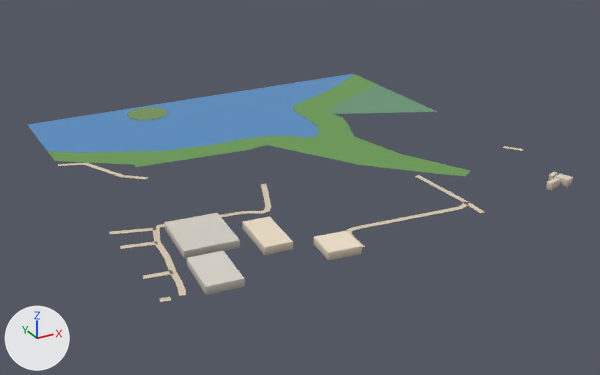
An edit to the glTF model public/assets/bengaluru-region-v1/tiles/t22_-35-l1.glb, drawn before and after from the same camera.
Before and after are seen from a camera (50 mm lens) standing at (10816.0, -18071.0, 361.0) and looking at (11253.0, -17276.0, -36.0). The axes (+X, +Y, +Z) are drawn at lower left. The lights are the same throughout. The picture after the commit comes second. Vertices at exactly the same position are counted once.

In view in the first picture: 'building', 'ground', 'water'.
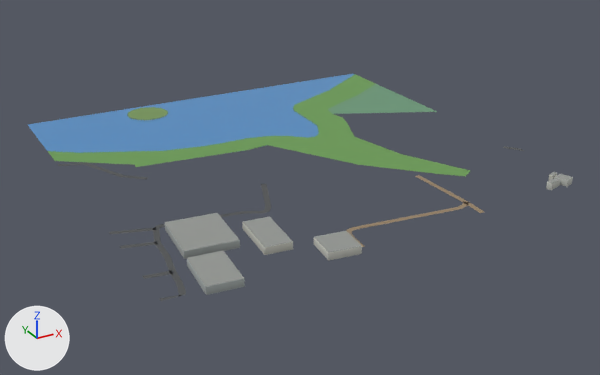
Changed parts and their boxes [x1, y1, x2, y2] in the pictures (600 x 375 px; the box of a moved part takes in the faces that stretch with it):
part 1 of me_building, recoloured
    both: [165, 172, 573, 295]
part 2 of me_ground, rebuilt (100% wider, 17% taller)
    before: [160, 297, 171, 302]
    after: [159, 295, 182, 301]
part 3 of me_ground, reshaped
    both: [109, 224, 165, 249]
part 4 of me_ground, moved or reshaped
    before: [178, 290, 186, 296]
    after: [178, 290, 186, 295]
part 5 of me_ground, reshaped
    both: [58, 163, 85, 166]
part 6 of me_ground, recoloured
    both: [84, 146, 522, 292]

What the commit changed:
me_building is used by ob_building; location (11000.0, -17500.0, 0.0).
me_building had 72 vertices, 92 faces and spanned x 37.0..478.0, y -10.0..125.0, z 0.0..8.0.
me_building now has 72 vertices, 112 faces and spans x 37.0..478.0, y -10.0..125.0, z 0.0..8.0.
me_building part 1: 92 kept faces spanning x 37.0..478.0, y -10.0..125.0, z 0.0..8.0 get new vertex colours.
Edits to the shape of me_building do not show in these pictures.
me_ground is used by ob_ground; location (11000.0, -17500.0, 0.0).
Verts and faces of me_ground; kept vertices keep their numbers, new ones are numbered from 391.
Before the commit, vertices of me_ground: 241 (47.0, 129.0, 1.0) at pixel (160, 227), 242 (47.0, 136.0, 1.0) at pixel (158, 224), 257 (33.0, 97.0, 1.0) at pixel (157, 244), 258 (34.0, 103.0, 1.0) at pixel (157, 241), 259 (-1.0, 105.0, 1.0) at pixel (120, 248).
Before the commit, vertices of me_ground: 260 (1.0, 111.0, 1.0) at pixel (119, 245), 279 (1.0, 144.0, 1.0) at pixel (109, 231), 280 (-1.0, 138.0, 1.0) at pixel (109, 234), 281 (22.0, 138.0, 1.0) at pixel (132, 229), 282 (20.0, 132.0, 1.0) at pixel (132, 232).
Before the commit, vertices of me_ground: 253 (25.0, 8.0, 1.0) at pixel (185, 289), 254 (19.0, 9.0, 1.0) at pixel (178, 290), 255 (22.0, -1.0, 1.0) at pixel (186, 295), 256 (16.0, 1.0, 1.0) at pixel (178, 295).
Before the commit, vertices of me_ground: 261 (1.0, 341.0, 1.0) at pixel (58, 164), 262 (-1.0, 335.0, 1.0) at pixel (57, 166), 263 (31.0, 330.0, 1.0) at pixel (86, 162), 264 (26.0, 325.0, 1.0) at pixel (83, 164).
me_ground had 391 vertices, 529 faces and spanned x -1.0..502.0, y -3.0..494.0, z 1.0.
me_ground now has 395 vertices, 533 faces and spans x 0.0..500.0, y 0.0..494.0, z 1.0.
me_ground part 2: the loose piece of 4 vertices spanning x -1.0..9.0, y -3.0..5.0, z 1.0 is rebuilt with 4 vertices and now spans x 0.0..19.0, y 0.0..5.0, z 1.0.
Part 3, on me_ground:
Vertices deleted: 259, 260 (with the faces that use them).
Vertex 242 moves to (46.0, 135.0, 1.0), pixel (157, 225).
Vertex 241 moves to (48.0, 129.0, 1.0), pixel (161, 227).
Vertex 280 moves to (0.0, 138.0, 1.0), pixel (110, 234).
Vertex 279 moves to (0.0, 144.0, 1.0), pixel (108, 231).
Vertex 282 moves to (9.0, 135.0, 1.0), pixel (121, 233).
Vertex 281 moves to (11.0, 141.0, 1.0), pixel (120, 230).
New vertex 392 is at (5.0, 110.0, 1.0), pixel (124, 245).
New vertex 393 is at (3.0, 104.0, 1.0), pixel (125, 248).
New vertex 394 is at (0.0, 105.0, 1.0), pixel (121, 248).
New vertex 395 is at (0.0, 111.0, 1.0), pixel (119, 245).
New faces: (257, 258, 392), (257, 392, 393), (392, 394, 393), (392, 395, 394).
Part 4, on me_ground:
Vertices deleted: 255 (with the faces that use them).
Vertex 256 moves to (22.0, 0.0, 1.0), pixel (185, 294).
New vertex 391 is at (16.0, 0.0, 1.0), pixel (178, 296).
New faces: (254, 391, 256).
Part 5, on me_ground:
Vertices deleted: 261, 262 (with the faces that use them).
New vertex 396 is at (0.0, 341.0, 1.0), pixel (57, 164).
New vertex 397 is at (0.0, 335.0, 1.0), pixel (58, 165).
New vertex 398 is at (2.0, 340.0, 1.0), pixel (59, 164).
New vertex 399 is at (0.0, 335.0, 1.0), pixel (58, 166).
New faces: (396, 397, 398), (397, 399, 398), (264, 398, 399), (263, 398, 264).
me_ground part 6: 75 kept faces spanning x 0.0..500.0, y 0.0..330.0, z 1.0 get new vertex colours.
Other edits to the shape of me_ground do not show in these pictures.
